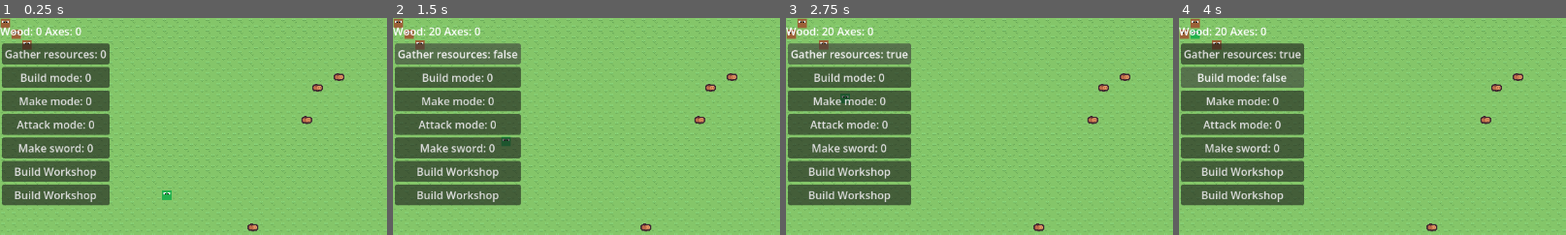
Above: before the commit, frames 1-4 (left to right).
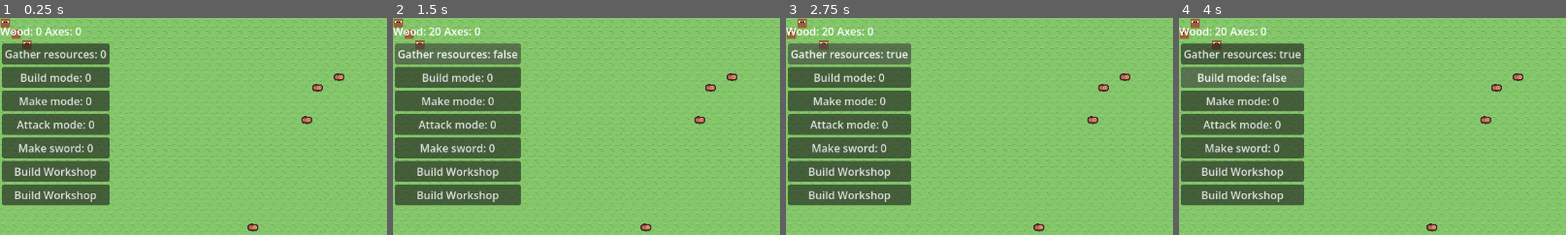
Above: after the commit, the same moments.

Repository: amandodaw/zd-prototype
Game: Godot game, scene res://scenes/world.tscn
The game is run twice, just before and just after one commit, with the same random seed, the same clock (stepped at 60 frames per second) and the same inputs.
Inputs:
- Up to frame 1 (0.25 s): no input
- Up to frame 2 (1.5 s): click "Gather resources: 0" at 0.5 s; click "Gather resources: true" at 1.25 s
- Up to frame 3 (2.75 s): click "Gather resources: false" at 2 s
- Up to frame 4 (4 s): click "Build mode: 0" at 2.75 s; click "Build mode: true" at 3.5 s
The pictures show only the part of the screen within x 0-50%, y 0-50%; the shares and areas given below are measured in that part.

The runs differ from the first frame. In frame 1, 0.1% of the frame differs, in the area x 41-45%, y 79-84%; in frame 2, 0.1%; in frame 3, less than 0.1%; in frame 4, less than 0.1%.

Commit message:
Quitado referencias a plan en ai_system. Ahora los metodos son puros boolean, y el trabajo se asigna fuera, para que la logica sea más visible. Hay que checkear el método inicial que impide que se replantee el trabajo si ya tienen uno

Diff:
--- a/scripts/systems/ai_system.gd
+++ b/scripts/systems/ai_system.gd
@@ -8,12 +8,13 @@
 			Entity.Entity_type.HUMAN:
 				check_job(delta, entity, entities)
 			Entity.Entity_type.ZOMBIE:
-				check_target(delta, entity, entities, Entity.Entity_type.HUMAN)
+				var ai_comp : AIComponent = entity.get_component(AIComponent)
+				if check_target(entities, Entity.Entity_type.HUMAN):
+					ai_comp.current_job = CityComponent.Tasks.ATTACK
 
 func check_job(delta : float, entity : Entity, entities : Array[Entity]):
 	var ai_comp : AIComponent = entity.get_component(AIComponent)
 	var city_comp : CityComponent = ai_comp.city_comp
-	var plan : PlanComponent = entity.get_component(PlanComponent)
 	if  ai_comp.check_job_count >= ai_comp.check_job_timer:
 		ai_comp.check_job_count = 0
 
@@ -21,15 +22,16 @@
 			return
 
 		if city_comp.tasks[CityComponent.Tasks.ATTACK]:
-			if check_target(delta, entity, entities, Entity.Entity_type.ZOMBIE):
+			if check_target(entities, Entity.Entity_type.ZOMBIE):
+				ai_comp.current_job = city_comp.Tasks.ATTACK
 				return
 
 		if city_comp.tasks[city_comp.Tasks.BUILD] and !city_comp.build_orders.is_empty():
 			if has_build_order(entity, city_comp.build_orders):
+				ai_comp.current_job = city_comp.Tasks.BUILD
 				return
 
 			if is_build_order_available(entity, city_comp.build_orders):
-				plan.plan.clear()
 				ai_comp.current_job = city_comp.Tasks.BUILD
 				return
 
@@ -38,20 +40,14 @@
 			return
 
 		if city_comp.tasks[CityComponent.Tasks.GATHER_RESOURCES]:
-			ai_comp.current_job = city_comp.Tasks.GATHER_RESOURCES
-			return
+			if check_target(entities, Entity.Entity_type.RESOURCE):
+				ai_comp.current_job = city_comp.Tasks.GATHER_RESOURCES
+				return
 
 		ai_comp.current_job = CityComponent.Tasks.IDLE
 		#reset_job(entity)
 		return
 	ai_comp.check_job_count += delta
-
-func reset_job(entity : Entity) ->void:
-	var ai_comp = entity.get_component(AIComponent)
-	var target_comp = entity.get_component(TargetComponent)
-
-	target_comp.target_pos = GridUtils.INVALID
-	ai_comp.current_job = CityComponent.Tasks.IDLE
 
 func is_build_order_available(entity : Entity, build_orders: Dictionary) -> bool:
 	var city_comp : CityComponent = entity.get_component(AIComponent).city_comp
@@ -67,15 +63,9 @@
 		return true
 	return false
 
-func check_target(delta : float, entity : Entity, entities : Array[Entity], target_type : Entity.Entity_type) -> bool:
-	var target_comp : TargetComponent = entity.get_component(TargetComponent)
-	var ai_comp : AIComponent = entity.get_component(AIComponent)
-	var city_comp : CityComponent = ai_comp.city_comp
+func check_target(entities : Array[Entity], target_type : Entity.Entity_type) -> bool:
 
 	for posible_target in entities:
 		if posible_target.entity_type == target_type:
-			ai_comp.current_job = CityComponent.Tasks.ATTACK
-			target_comp.target_type = target_type
 			return true
-	ai_comp.current_job = CityComponent.Tasks.IDLE
 	return false
--- a/scripts/world.gd
+++ b/scripts/world.gd
@@ -48,7 +48,7 @@
 
 		spawn_human(Vector2(i*GridUtils.TILE_SIZE, i*GridUtils.TILE_SIZE))
 
-	spawn_zombie(Vector2(16*GridUtils.TILE_SIZE, 16*GridUtils.TILE_SIZE))
+	#spawn_zombie(Vector2(16*GridUtils.TILE_SIZE, 16*GridUtils.TILE_SIZE))
 
 	ai_system = AISystem.new()
 	target_system = TargetSystem.new()
